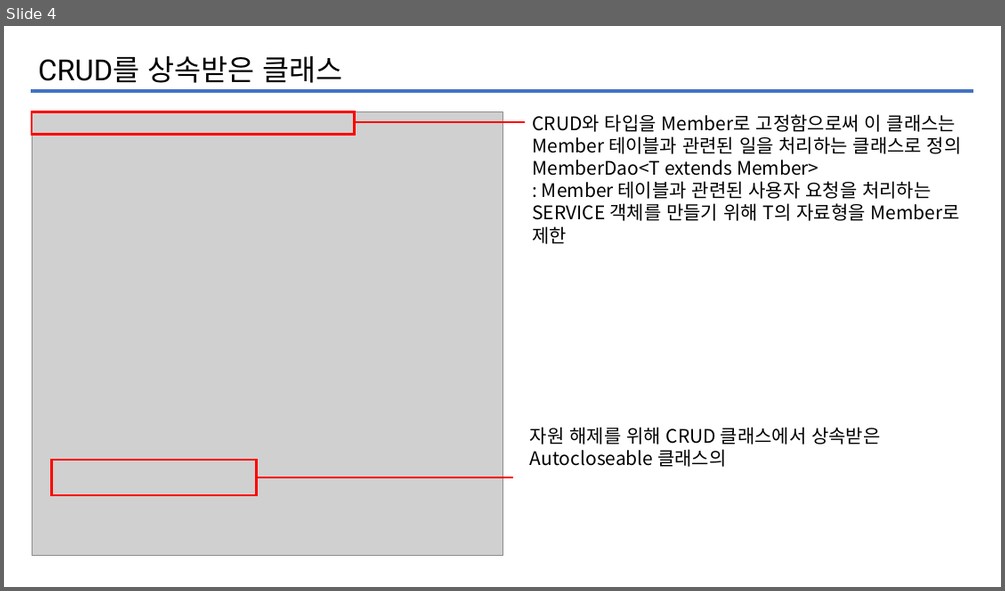
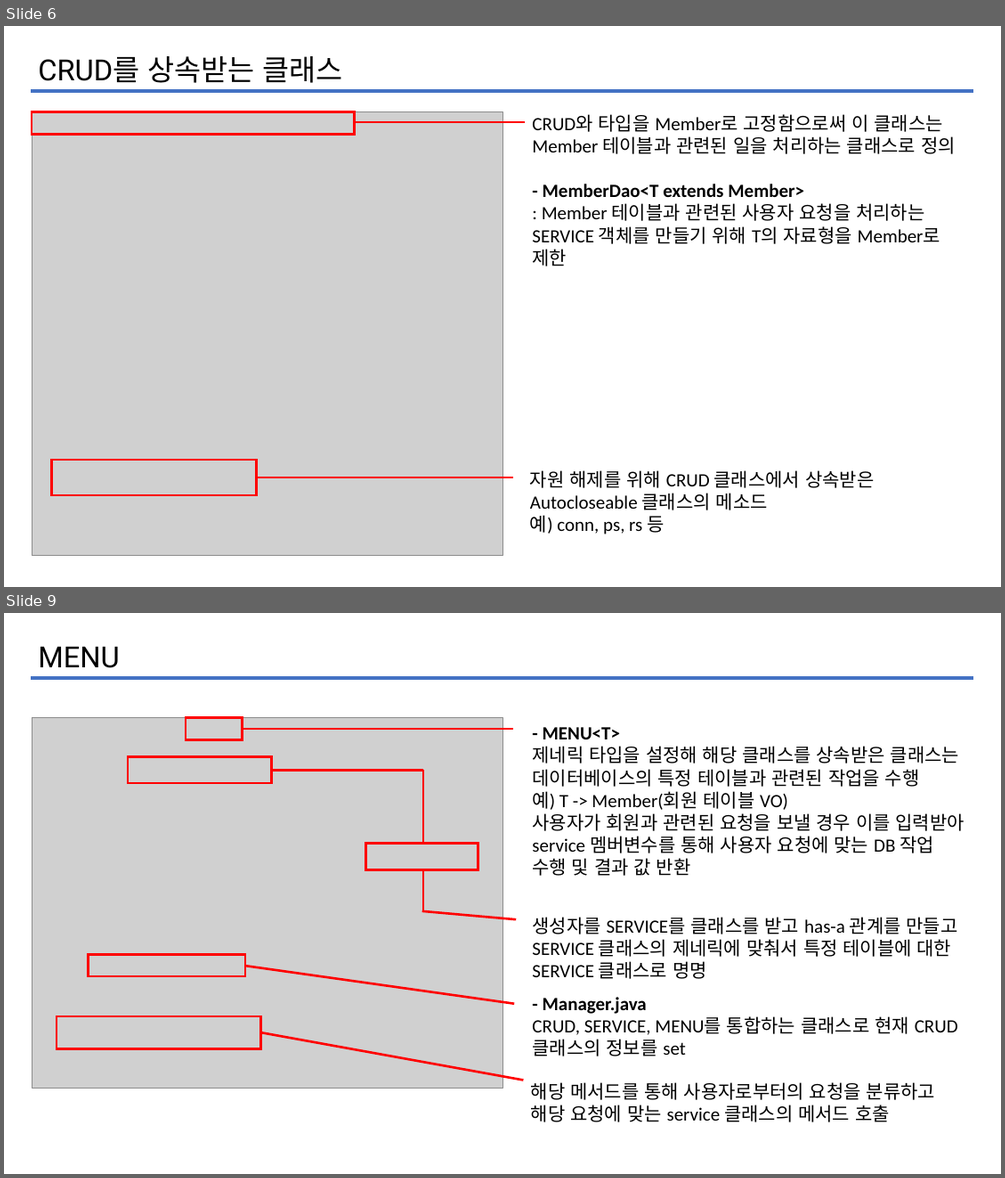
Before and after one commit to iuj09/InterestBook, a slide deck: KOSTAmini1/dogi.pptx. Shown one above the other, each under a label of ours: slide 4 before the commit, slides 6 and 9 after it; the slides between them are not shown. The pictures are 1005x591 and 1005x1178 pixels, drawn with LibreOffice and Linux fonts; fonts in the diff are those of the drawing; grey boxes stand for pictures. Boxes give left, top, right and bottom in pixels: in the first picture for what was removed or moved away, otherwise in the second. Text is boxed around its words. In the diff, an @@ line names an element or a change of style, - is before the commit and + after.

```diff
--- a/KOSTAmini1/dogi.pptx
+++ b/KOSTAmini1/dogi.pptx
@@ slide 9 added at [4,613,1001,1174], background #FFFFFF @@
@@ text added at [38,646,119,668], 28 pt, text #000000 @@
+MENU
@@ line added from (31, 678) to (973, 678), #4472C4 3 pt @@
@@ picture added at [32,718,502,1088] @@
@@ rectangle added at [186,718,243,739], outline #FF0000 2.25 pt @@
@@ line added from (242, 729) to (514, 729), #FF0000 2.25 pt @@
@@ text added at [532,727,964,876], 18 pt, text #000000 @@
+- MENU<T>
+제네릭 타입을 설정해 해당 클래스를 상속받은 클래스는 데이터베이스의 특정 테이블과 관련된 작업을 수행
+예) T -> Member(회원 테이블 VO)
+사용자가 회원과 관련된 요청을 보낼 경우 이를 입력받아 service 멤버변수를 통해 사용자 요청에 맞는 DB 작업 수행 및 결과 값 반환
@@ rectangle added at [128,756,272,784], outline #FF0000 2.25 pt @@
@@ line added from (271, 770) to (423, 770), #FF0000 2.25 pt @@
@@ line added from (423, 770) to (423, 844), #FF0000 2.25 pt @@
@@ rectangle added at [366,844,478,870], outline #FF0000 2.25 pt @@
@@ line added from (423, 870) to (423, 911), #FF0000 2.25 pt @@
@@ line added from (517, 919) to (422, 911), #FF0000 2.25 pt @@
@@ text added at [532,916,958,979], 18 pt, text #000000 @@
+생성자를 SERVICE를 클래스를 받고 has-a 관계를 만들고 SERVICE 클래스의 제네릭에 맞춰서 특정 테이블에 대한 SERVICE 클래스로 명명
@@ rectangle added at [88,954,245,976], outline #FF0000 2.25 pt @@
@@ line added from (245, 966) to (514, 1004), #FF0000 2.25 pt @@
@@ text added at [532,997,958,1056], 18 pt, text #000000 @@
+- Manager.java
+CRUD, SERVICE, MENU를 통합하는 클래스로 현재 CRUD 클래스의 정보를 set
@@ rectangle added at [57,1016,260,1048], outline #FF0000 2.25 pt @@
@@ line added from (260, 1032) to (524, 1079), #FF0000 2.25 pt @@
@@ text added at [531,1082,935,1122], 18 pt, text #000000 @@
+해당 메서드를 통해 사용자로부터의 요청을 분류하고 해당 요청에 맞는 service 클래스의 메서드 호출
@@ what was slide 4 is now slide 6 @@
@@ slide 6 changed as well @@
@@ text at [38,56,342,83]: text changed @@
-CRUD를 상속받은 클래스
+CRUD를 상속받는 클래스
@@ text at [532,114,955,266]: text changed; font Noto Sans CJK KR to Calibri @@
-CRUD와 타입을 Member로 고정함으로써 이 클래스는 Member 테이블과 관련된 일을 처리하는 클래스로 정의
-MemberDao<T extends Member>
-: Member 테이블과 관련된 사용자 요청을 처리하는 SERVICE 객체를 만들기 위해 T의 자료형을 Member로 제한
+CRUD와 타입을 Member로 고정함으로써 이 클래스는 Member 테이블과 관련된 일을 처리하는 클래스로 정의
+- MemberDao<T extends Member>
+: Member 테이블과 관련된 사용자 요청을 처리하는 SERVICE 객체를 만들기 위해 T의 자료형을 Member로 제한
@@ text at [530,470,874,534]: text changed; font Noto Sans CJK KR to Calibri @@
-자원 해제를 위해 CRUD 클래스에서 상속받은 Autocloseable 클래스의
+자원 해제를 위해 CRUD 클래스에서 상속받은 Autocloseable 클래스의 메소드
+예) conn, ps, rs 등
```
Also in this commit, not shown: 3 other slides changed, 12 other slides added, 12 other files.
